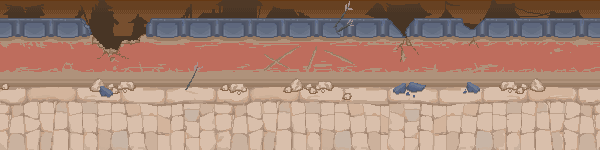
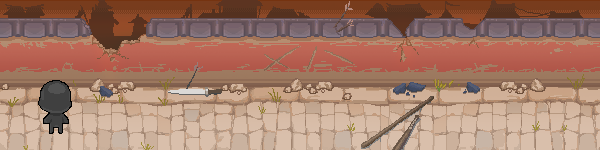
Revision of a layered 600 × 150 image; what changed, layer by layer:
showed group "캐릭터" (33 layers) over (x1=23, y1=54, x2=362, y2=134)
showed group "화면효과" (3 layers) over (x1=0, y1=0, x2=600, y2=142)
"레이어 68": opacity 100% → 21% over (x1=0, y1=0, x2=600, y2=116)
added layer "레이어 72" in group "불타는 낙양" over (x1=8, y1=74, x2=585, y2=150)
added group "무기들" with 2 layers in group "불타는 낙양" over (x1=168, y1=87, x2=434, y2=150)
added layer "레이어 70" in group "무기들" over (x1=168, y1=87, x2=434, y2=150)
added layer "레이어 71" in group "무기들" over (x1=361, y1=98, x2=433, y2=150)
